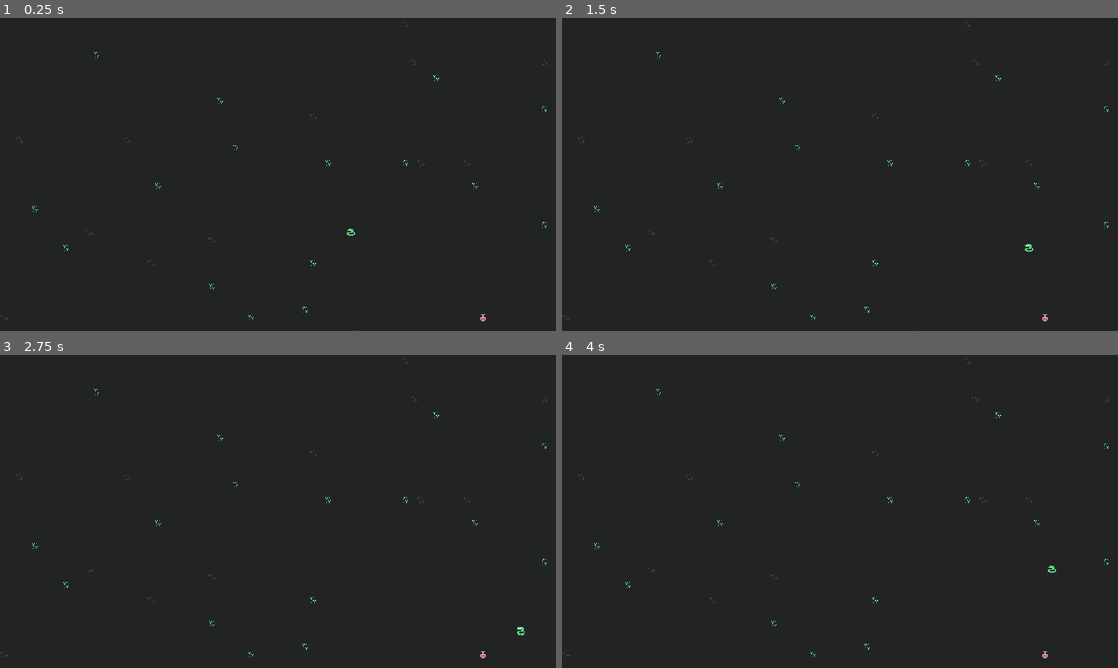
Above: before the commit, frames 1-4 (two rows, left to right).
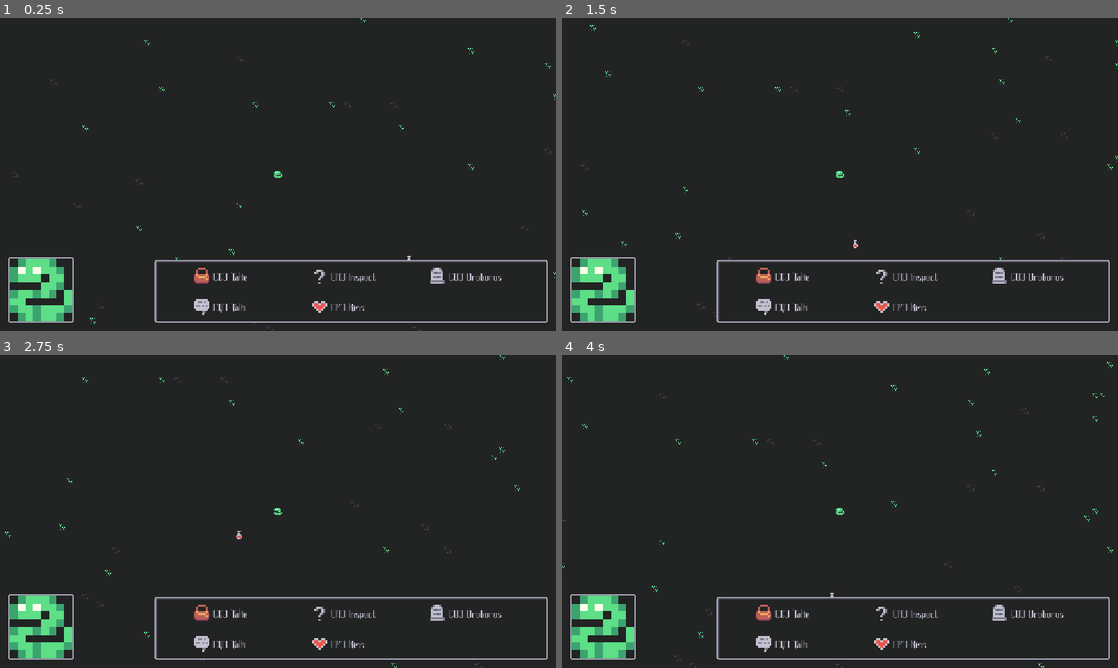
Above: after the commit, the same moments.

Repository: lazzy-cipher/hiss-and-steal
Game: Godot game, scene res://src/base_level.tscn
Same seed, same stepped clock (60 frames per second), same inputs: the game is played once before the commit and once after it. The project has no main scene, so this scene is started directly.
Inputs (mouse positions are in pixels of both pictures, inside the frame that each line leads up to):
- Up to frame 1 (0.25 s): no input
- Up to frame 2 (1.5 s): tap Enter (ui_accept) at 0.5, 0.77 s; move the mouse to (962, 158) at 0.52 s; hold D (right) 0.53-1.28 s; hold Shift (run) 0.53-1.28 s; click (962, 158) at 0.67 s; tap E (take) at 0.8, 1.35 s; move the mouse to (728, 190) at 1.27 s; hold S (down) from 1.28 s (still down)
- Up to frame 3 (2.75 s): tap Enter (ui_accept) at 1.52 s; tap Shift (run) at 1.55 s; move the mouse to (333, 442) at 2.02 s; release S (down) at 2.03 s; hold D (right) from 2.03 s (still down); hold E (take) from 2.03 s (still down); tap R (inspect) at 2.1 s
- Up to frame 4 (4 s): move the mouse to (812, 574) at 2.77 s; release D (right) at 2.78 s; release E (take) at 2.78 s; hold W (up) 2.78-3.53 s; tap F (kiss) at 2.85 s; click (812, 574) at 2.92 s; tap Enter (ui_accept) at 3.02, 3.77 s; tap Shift (run) at 3.05 s; move the mouse to (1006, 558) at 3.52 s; hold A (left) from 3.53 s (still down); hold E (take) from 3.53 s (still down); tap O (oroboros) at 3.6 s

The runs differ from the first frame. In frame 1, 3.9% of the frame differs, in the area x 0-100%, y 0-100%; in frame 2, 3.9%; in frame 3, 3.9%; in frame 4, 3.9%.
Error before the commit: Assertion failed: run initialize() before using the attribute (res://src/attributes/holding.gd:42)

Commit message:
Progress on holding ig

Diff:
--- a/src/attributes/camera_follow.gd
+++ b/src/attributes/camera_follow.gd
@@ -1,3 +1,4 @@
+class_name CameraFollowAttribute
 extends Attribute
 
 static var _count := 0
--- a/src/attributes/holding.gd
+++ b/src/attributes/holding.gd
@@ -1,6 +1,7 @@
+class_name HoldingAttribute
 extends Attribute
 
-signal holding_requested(from: Entity)
+signal holding_requested(from: HoldingAttribute)
 
 const HELD_POSITION := Vector2i.UP
 
@@ -10,12 +11,11 @@
 func _ready():
 	super()
 
-	get_entity().position_changed.connect(_move_held)
-
 
 func initialize(held_entities_tilemap: TileMapLayer) -> void:
 	assert(is_instance_valid(held_entities_tilemap))
 	_held_entities_tilemap = held_entities_tilemap
+	get_entity().position_changed.connect(_move_held)
 
 
 func hold(entity: Entity) -> void:
@@ -26,16 +26,18 @@
 		"holding two items is not a supported feature, yet")
 
 	var new_held_map_pos: Vector2i = get_entity().get_map_position() + HELD_POSITION
-	var old_map_pos := entity.get_map_position()
 
 	_held = entity
-	_held._map_position = new_held_map_pos
+	entity.remove()
 	_held_entities_tilemap.set_cell(
 		new_held_map_pos,
 		Entity.TILEMAP_SOURCE_ID,
 		entity.get_sprite_id(),
 	)
-	entity._entities_tilemap.erase_cell(old_map_pos)
+
+
+func get_held() -> Entity:
+	return _held
 
 
 func _move_held(new_world_position: Vector2, old_world_position: Vector2) -> void:
@@ -43,6 +45,7 @@
 		"run initialize() before using the attribute")
 	if not is_instance_valid(_held):
 		return
+	assert(not _held.is_map_position_valid())
 
 	var new_map_position := get_entity().world_to_map_position(new_world_position)
 	var old_map_position := get_entity().world_to_map_position(old_world_position)
@@ -56,9 +59,8 @@
 		Entity.TILEMAP_SOURCE_ID,
 		_held.get_sprite_id(),
 	)
-	_held._map_position = new_held_map_pos
 
 
 func _unhandled_key_input(event: InputEvent) -> void:
 	if event.is_action_pressed(&"take"):
-		holding_requested.emit(get_entity())
+		holding_requested.emit(self)
--- a/src/attributes/movement_controls.gd
+++ b/src/attributes/movement_controls.gd
@@ -1,3 +1,4 @@
+class_name MovementControlsAttribute
 extends Attribute
 
 var walking_speed := 10.0 # tile per second
--- a/src/base_level.tscn
+++ b/src/base_level.tscn
@@ -17,6 +17,8 @@
 
 [node name="Player" parent="Entities" unique_id=48821969 instance=ExtResource("2_btbsa")]
 unique_name_in_owner = true
+_camera_path = NodePath("../../Camera")
+_held_entities_tilemap_path = NodePath("../../TileMaps/HeldItem")
 sprite = 1
 spawn_position = NodePath("../../EntitySpawnPositions/PlayerSpawn")
 walls_tilemap_path = NodePath("../../TileMaps/Walls")
@@ -36,6 +38,7 @@
 zoom = Vector2(2, 2)
 position_smoothing_speed = 50.0
 script = ExtResource("4_vdy32")
+metadata/_edit_lock_ = true
 
 [node name="TileMaps" type="Node2D" parent="." unique_id=156729581]
 unique_name_in_owner = true
@@ -44,10 +47,12 @@
 [node name="Background" type="TileMapLayer" parent="TileMaps" unique_id=1217913889]
 tile_map_data = PackedByteArray("AAAAAAAAAAABAAEAAAAAAAEAAAABAAEAAAAAAAIAAAABAAEAAAAAAAMAAAABAAEAAAAAAAQAAAABAAEAAAAAAA …(186544 unchanged characters)…
 tile_set = ExtResource("6_wto8j")
+metadata/_edit_lock_ = true
 
 [node name="Ground" type="TileMapLayer" parent="TileMaps" unique_id=712848788]
 tile_map_data = PackedByteArray("AAAAACgAAAAEAAQAAAABAC8AAAAEAAQAAAABAEAAAAAEAAQAAAACABEAAAAEAAQAAAACAEYAAAAEAAQAAAAEAB …(2496 unchanged characters)…
 tile_set = ExtResource("6_wto8j")
+metadata/_edit_lock_ = true
 
 [node name="Walls" type="TileMapLayer" parent="TileMaps" unique_id=1551745677]
 tile_set = ExtResource("6_wto8j")
@@ -65,17 +70,17 @@
 position = Vector2(362, 238)
 texture = ExtResource("7_gpwag")
 hframes = 16
-vframes = 10
+vframes = 11
 frame = 20
 
 [node name="PotionSpawn" type="Sprite2D" parent="EntitySpawnPositions" unique_id=956454065]
 position = Vector2(496, 322)
 texture = ExtResource("7_gpwag")
 hframes = 16
-vframes = 10
+vframes = 11
 frame = 135
 
 [node name="CanvasLayer" type="CanvasLayer" parent="." unique_id=1235257280]
-visible = false
 
 [node name="UI" parent="CanvasLayer" unique_id=629128274 instance=ExtResource("8_7jnl6")]
+unique_name_in_owner = true
--- a/src/entity.gd
+++ b/src/entity.gd
@@ -4,6 +4,7 @@
 signal position_changed(new_world_position: Vector2, old_world_position: Vector2)
 
 const TILEMAP_SOURCE_ID := 0
+const INVALID_TILE := Vector2i(INT64_MIN, INT64_MIN)
 
 enum SPRITE {
 	PLACEHOLDER,
@@ -33,9 +34,14 @@
 @export_node_path("TileMapLayer") var walls_tilemap_path: NodePath
 @export_node_path("TileMapLayer") var entities_tilemap_path: NodePath
 
+## The position the entity broadcasts to other entities. Not all entities
+## broastcast their positions (i.e. held entities, unspawned). Cells can only
+## contain one entity.
 static var _entity_positions := {}
 
-var _map_position: Vector2i
+## The entity's private position. When held, it holds the last position before
+## they were picked up.
+var _map_position: Vector2i = INVALID_TILE
 
 var _walls_tilemap: TileMapLayer
 var _entities_tilemap: TileMapLayer
@@ -44,7 +50,13 @@
 func _ready() -> void:
 	sprite_coords.make_read_only()
 	_setup_tilemaps()
-	_spawn()
+
+	assert(not spawn_position.is_empty())
+	var spawn_node_pos: Node2D = get_node(spawn_position)
+	assert(is_instance_valid(spawn_node_pos))
+	var spawn_point := world_to_map_position(spawn_node_pos.global_position)
+	var successfully_spawned := set_map_position(spawn_point)
+	assert(successfully_spawned, "invalid spawn point %v" % spawn_point)
 
 
 func _setup_tilemaps() -> void:
@@ -56,23 +68,6 @@
 
 	assert(is_instance_valid(_walls_tilemap))
 	assert(is_instance_valid(_entities_tilemap))
-
-
-func _spawn() -> void:
-	assert(not spawn_position.is_empty())
-	assert(is_instance_valid(_entities_tilemap),
-		"invalid entity tilemap, call _setup_tilemaps() before calling _spawn()")
-
-	var spawn_node_pos: Node2D = get_node(spawn_position)
-	assert(is_instance_valid(spawn_node_pos))
-	var local_pos := _entities_tilemap.to_local(spawn_node_pos.global_position)
-	var map_pos := _entities_tilemap.local_to_map(local_pos)
-
-	_map_position = map_pos # hack to disable sliding
-	var successfully_spawned := set_map_position(map_pos)
-	_entity_positions[_map_position] = self
-
-	assert(successfully_spawned, "unable to spawn")
 
 
 func get_sprite_id() -> Vector2i:
@@ -88,11 +83,17 @@
 
 
 func world_to_map_position(world_pos: Vector2) -> Vector2i:
+	if world_pos != world_pos: # nan
+		return INVALID_TILE
+
 	var local := _entities_tilemap.to_local(world_pos)
 	return _entities_tilemap.local_to_map(local)
 
 
 func map_to_world_position(map_pos: Vector2i) -> Vector2:
+	if map_pos == INVALID_TILE:
+		return Vector2(NAN, NAN)
+
 	var new_local_pos := _entities_tilemap.map_to_local(map_pos)
 	return _entities_tilemap.to_global(new_local_pos)
 
@@ -101,28 +102,30 @@
 ## (no entity/wall), and false if it's not. Will only update the position
 ## internally if the position change succeeded. Update the entity tilemap.
 func set_map_position(new_map_pos: Vector2i) -> bool:
-	var old_global_pos := get_world_position()
+	var old_map_pos := _map_position
 
 	if _entities_tilemap.get_cell_source_id(new_map_pos) != -1:
-		return _try_slide(new_map_pos - _map_position)
+		return _try_slide(new_map_pos - old_map_pos)
 	if _walls_tilemap.get_cell_source_id(new_map_pos) != -1:
-		return _try_slide(new_map_pos - _map_position)
+		return _try_slide(new_map_pos - old_map_pos)
 
-	_entity_positions.erase(_map_position)
-	_entities_tilemap.erase_cell(_map_position)
-
-	_map_position = new_map_pos
-
-	_entity_positions.set(_map_position, self)
+	_entities_tilemap.erase_cell(old_map_pos)
 	_entities_tilemap.set_cell(
 		new_map_pos,
 		TILEMAP_SOURCE_ID,
 		sprite_coords[sprite],
 	)
 
-	var new_local_pos := _entities_tilemap.map_to_local(new_map_pos)
-	var new_global_pos = _entities_tilemap.to_global(new_local_pos)
-	position_changed.emit(new_global_pos, old_global_pos)
+
+	_map_position = new_map_pos
+
+	_entity_positions.erase(old_map_pos)
+	_entity_positions.set(new_map_pos, self)
+
+	position_changed.emit(
+		map_to_world_position(new_map_pos),
+		map_to_world_position(old_map_pos),
+	)
 
 	return true
 
@@ -138,15 +141,27 @@
 		or set_map_position(_map_position + test_2)
 
 
+func is_map_position_valid() -> bool:
+	return _map_position != INVALID_TILE
+
+
 func interact(_from: Entity, _interaction := {}) -> void:
 	pass
 
 
+@warning_ignore("unused_parameter")
+func request_holding(from: HoldingAttribute) -> bool:
+	return from.get_held() != self
+
+
 static func search_entity(at: Vector2i) -> Entity:
+	assert(at != INVALID_TILE)
 	return _entity_positions.get(at, null)
 
 
 static func search_around(entity: Entity) -> Array[Entity]:
+	assert(entity.is_map_position_valid())
+
 	var ret := [] as Array[Entity]
 
 	for dir: Vector2i in [
@@ -166,3 +181,9 @@
 			ret.push_back(found_entity)
 
 	return ret
+
+
+func remove() -> void:
+	_entity_positions.erase(_map_position)
+	_entities_tilemap.erase_cell(_map_position)
+	_map_position = Entity.INVALID_TILE
--- a/src/tests/main_test.gd
+++ b/src/tests/main_test.gd
@@ -5,7 +5,20 @@
 	%EntitySpawnPositions.queue_free()
 
 
-func on_request_holding(by: Entity) -> void:
-	var available_entities := Entity.search_around(by)
-	# TODO: do a popup, make sure if there are duplicate entities to mark
-	# them as up or down
+func on_request_holding(by: HoldingAttribute) -> void:
+	var available_entities: Array[Entity] = Entity.search_around(by.get_entity())
+	var remove_unholdable_entities := func(e: Entity): return e.request_holding(by)
+	var holdable_entities: Array[Entity] = available_entities.filter(remove_unholdable_entities)
+
+	if holdable_entities.size() < 1:
+		return
+
+	if holdable_entities.size() == 1:
+		by.hold(holdable_entities[0])
+		return
+
+	%UI.entity_menu.clear()
+	for entity: Entity in holdable_entities:
+		%UI.entity_menu.add_entity(entity)
+	%UI.entity_menu.selected.connect(by.hold, CONNECT_ONE_SHOT)
+	%UI.popup(%UI.entity_menu)
--- a/src/ui/selection_menu.gd
+++ b/src/ui/selection_menu.gd
@@ -1,10 +1,10 @@
 class_name SelectionMenu
 extends MarginContainer
 
+signal selected(item: MenuItem)
+
 const ITEM := preload("res://src/ui/menu_item.tscn")
 const MAX_ITEMS := 8
-
-signal selected(item: MenuItem)
 
 @export var prompt := "Where?":
 	set = set_prompt
Not shown: 1 places in src/player.tscn that only renumber resources
